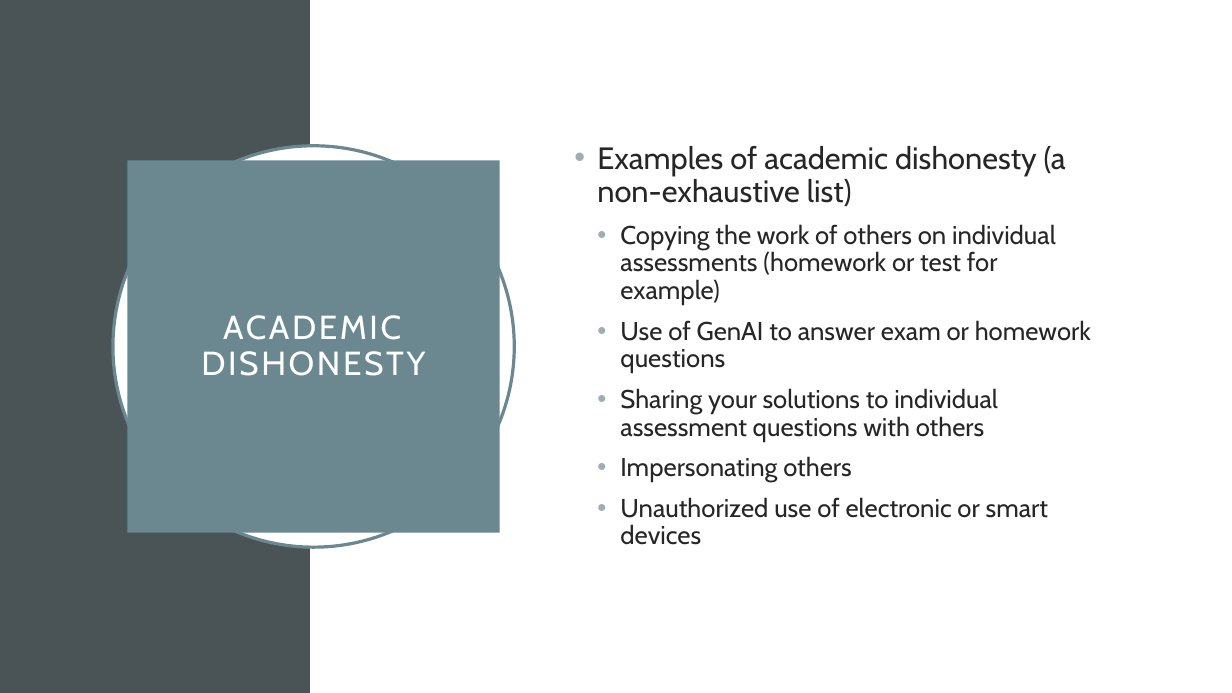
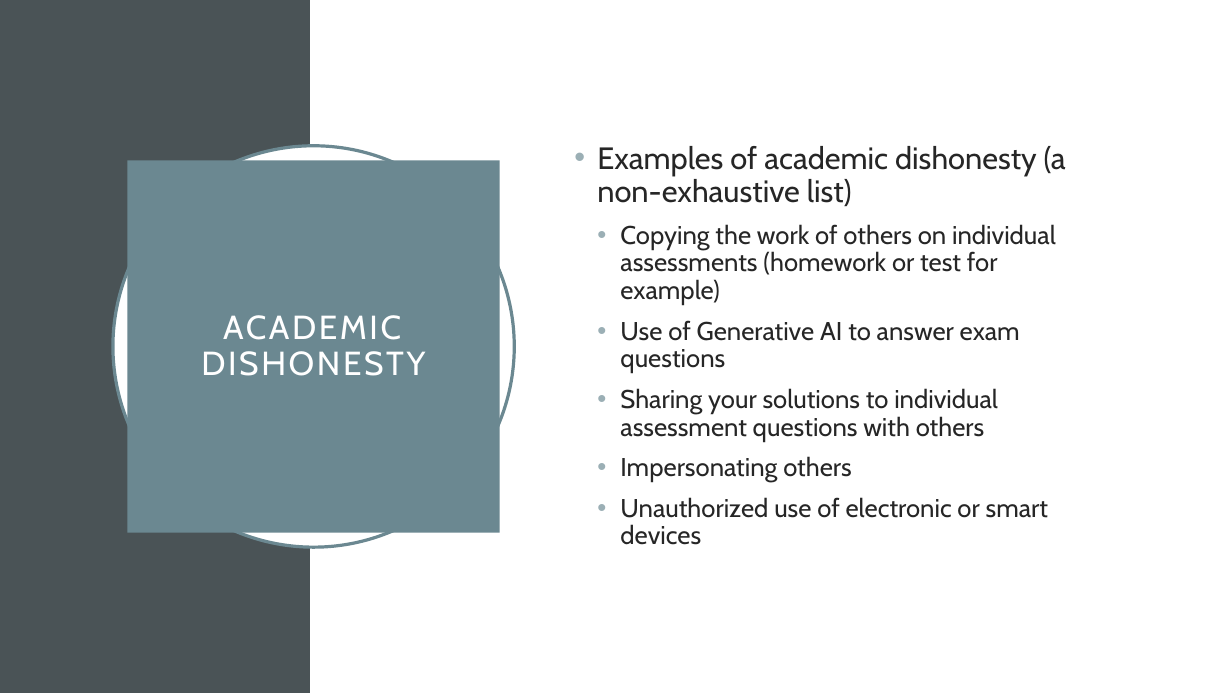
Before and after one commit to UPEI-CS/CS1910-Students, a slide deck: slide 13 of lectures/01-Course-Orientation/CS1910_Course-Orientation_Lecture.pptx. Drawn at 1232x693 pixels with LibreOffice and Linux fonts; fonts in the diff are those of the drawing. Boxes give left, top, right and bottom in pixels: in the first picture for what was removed or moved away, otherwise in the second. Text is boxed around its words. In the diff, an @@ line names an element or a change of style, - is before the commit and + after.

```diff
--- a/lectures/01-Course-Orientation/CS1910_Course-Orientation_Lecture.pptx
+++ b/lectures/01-Course-Orientation/CS1910_Course-Orientation_Lecture.pptx
@@ text at [620,320,1020,373]: text changed @@
-  • Use of GenAI to answer exam or homework questions
+  • Use of Generative AI to answer exam questions
```
Also in this commit, not shown: 11 other slides changed, 2 slides removed, 1 other file.
